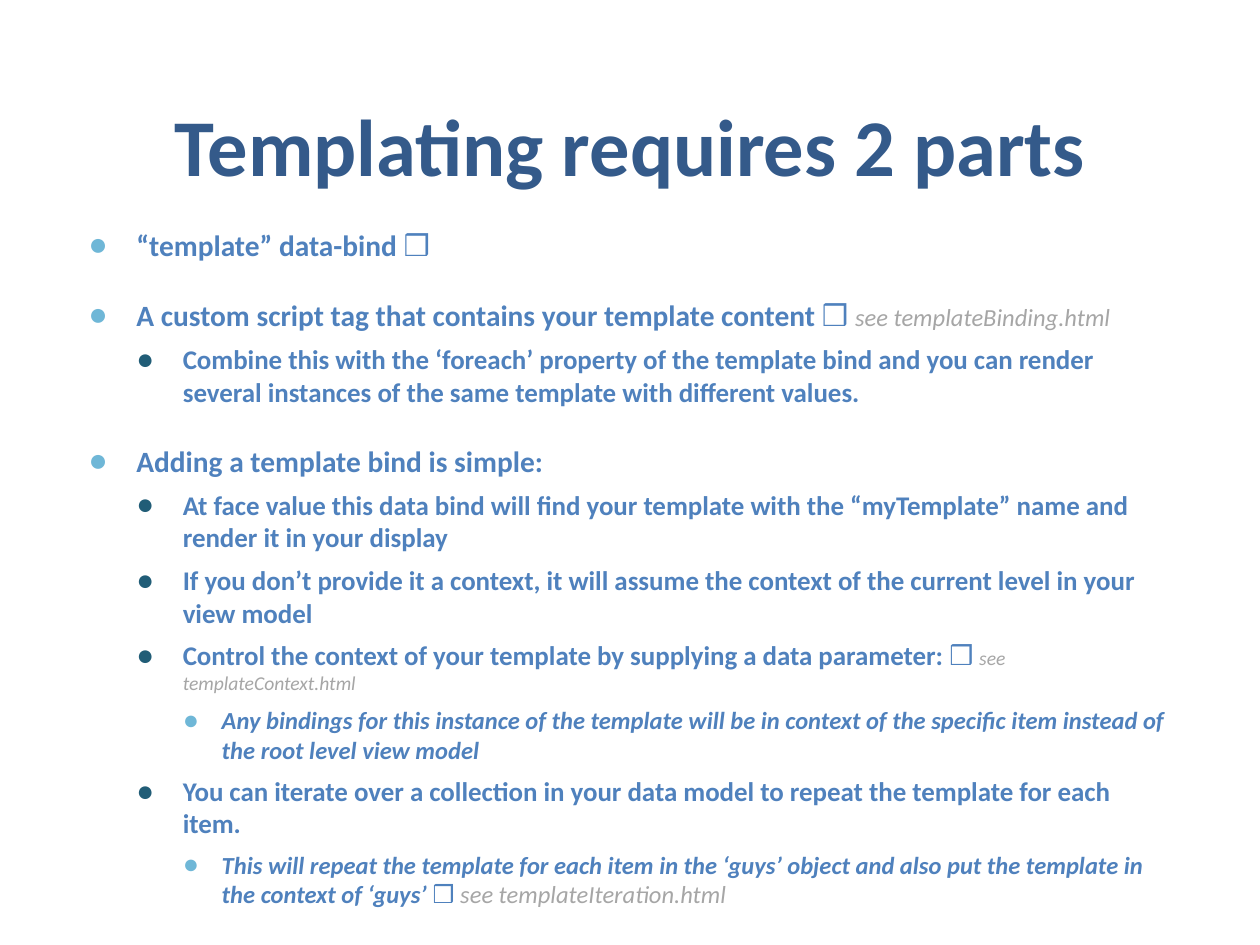
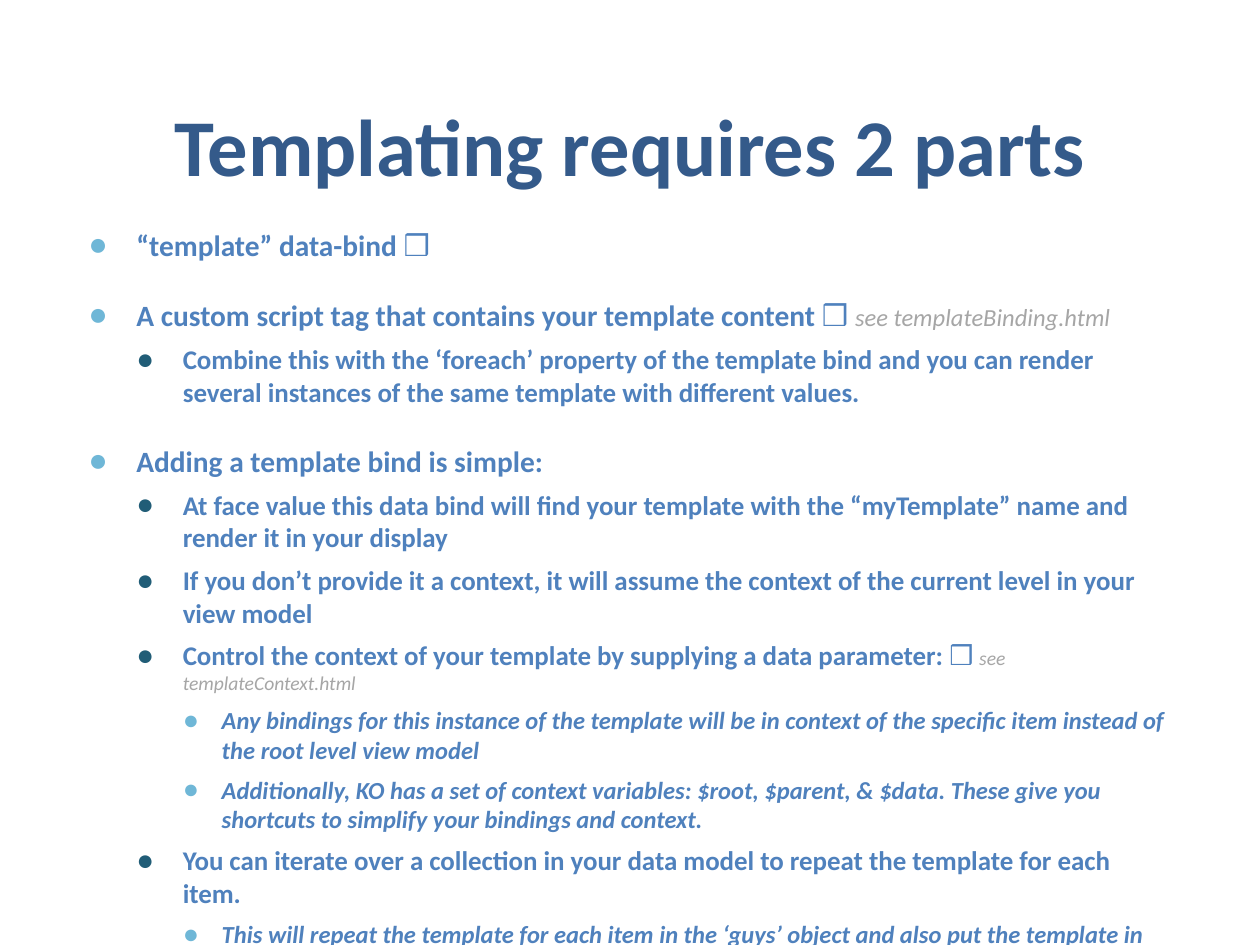
Before and after one commit to samnau/knockout-templating, a slide deck: slide 9 of Knockout Templating - slides.pptx. Drawn at 1260x945 pixels with LibreOffice and Linux fonts; fonts in the diff are those of the drawing; background and template pictures are left out. Boxes give left, top, right and bottom in pixels: in the first picture for what was removed or moved away, otherwise in the second. Text is boxed around its words. In the diff, an @@ line names an element or a change of style, - is before the commit and + after.

```diff
--- a/Knockout Templating - slides.pptx
+++ b/Knockout Templating - slides.pptx
@@ text at [222,782,1100,832]: paragraph added @@
+    ● Additionally, KO has a set of context variables: $root, $parent, & $data. These give you shortcuts to simplify your bindings and context.
```
Also in this commit, not shown: 3 other slides changed, 8 other files.
